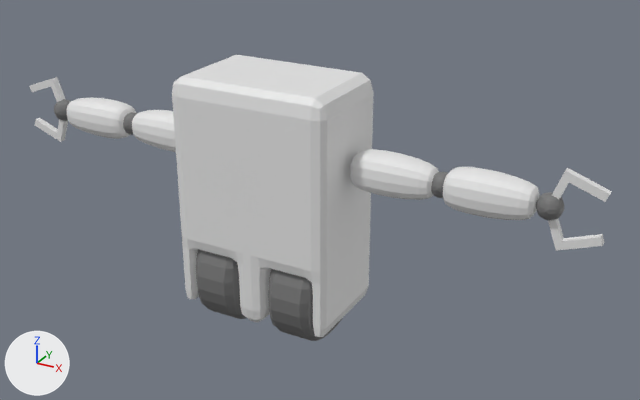
An edit to the FBX model Assets/Assets/Models/Enemies/queen.fbx, drawn before and after from the same camera.
Both versions are drawn from a 50 mm camera at (1.602, -2.567, 1.835) aimed at (0.135, 0.099, 0.502). The lights are fixed; the arrows at lower left show +X, +Y and +Z. Where no turn or scale is listed for an object, it has been applied to the vertices.

In view in the first picture: 'Bicep.L', 'Bicep.R', 'Body', 'ClawDown.R', 'ClawUp.R', 'Elbow.R', 'Forearm.L', 'Forearm.R', 'Wheel.L', 'Wheel.R', 'Wrist.R'.
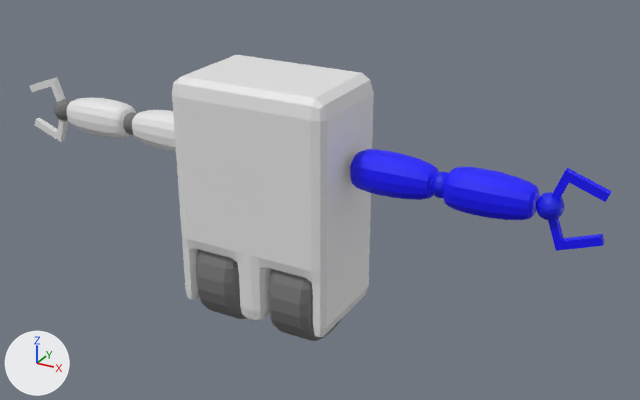
Boxes (x1, y1, x2, y2) around the edits, measured in the pictures (640 x 400 px):
'Forearm.R', recoloured (white to blue)
    both: (443, 167, 540, 220)
'Bicep.R', recoloured (white to blue)
    both: (350, 149, 439, 200)
'ClawUp.R', recoloured (grey to blue)
    both: (552, 168, 612, 202)
'ClawDown.R', recoloured (grey to blue)
    both: (548, 218, 605, 251)
'Wrist.R', recoloured (grey to blue)
    both: (536, 192, 564, 220)
'Elbow.R', recoloured (grey to blue)
    both: (431, 172, 448, 198)

What changed in the scene script:
```text
Add mat_arm_type:
    mat_arm_type = principled_material('arm_type')
    mat_arm_type.base_color = (0.00237, 0.0, 1.0)  # blue #0800ff
Add mat_arm_type_joint:
    mat_arm_type_joint = principled_material('arm_type_joint')
    mat_arm_type_joint.base_color = (0.0, 0.00466, 0.801)  # blue #000fe7
Change me_cube_005:
    where me_cube_005.from_pydata(...)  # 178 vertices, 176 faces; spans x 0.326..0.631, y -0.073..0.074, z 0.63..0.778
    remove me_cube_005.materials.append(mat_default)  # white #e7e7e7
    add me_cube_005.materials.append(mat_arm_type)  # blue #0800ff
Change me_cube_008:
    where me_cube_008.from_pydata(...)  # 178 vertices, 176 faces; spans x 0.664..0.969, y -0.073..0.074, z 0.63..0.778
    remove me_cube_008.materials.append(mat_default)  # white #e7e7e7
    add me_cube_008.materials.append(mat_arm_type)  # blue #0800ff
Change me_cube_007:
    where me_cube_007.from_pydata(...)  # 20 vertices, 18 faces; spans x 0.994..1.186, y -0.013..0.013, z 0.562..0.715
    remove me_cube_007.materials.append(mat_default)  # white #e7e7e7
    add me_cube_007.materials.append(mat_arm_type)  # blue #0800ff
Change me_icosphere_004:
    where me_icosphere_004.from_pydata(...)  # 176 vertices, 174 faces; spans x 0.9663..1.054, y -0.0446..0.0431, z 0.657..0.7492
    remove me_icosphere_004.materials.append(mat_joints)  # grey #747474
    add me_icosphere_004.materials.append(mat_arm_type_joint)  # blue #000fe7
Change me_icosphere_003:
    where me_icosphere_003.from_pydata(...)  # 176 vertices, 174 faces; spans x 0.6074..0.6952, y -0.0446..0.0431, z 0.657..0.7492
    remove me_icosphere_003.materials.append(mat_joints)  # grey #747474
    add me_icosphere_003.materials.append(mat_arm_type_joint)  # blue #000fe7
Change me_cube_006:
    where me_cube_006.from_pydata(...)  # 20 vertices, 18 faces; spans x 0.994..1.185, y -0.013..0.013, z 0.682..0.835
    remove me_cube_006.materials.append(mat_default)  # white #e7e7e7
    add me_cube_006.materials.append(mat_arm_type)  # blue #0800ff
```
